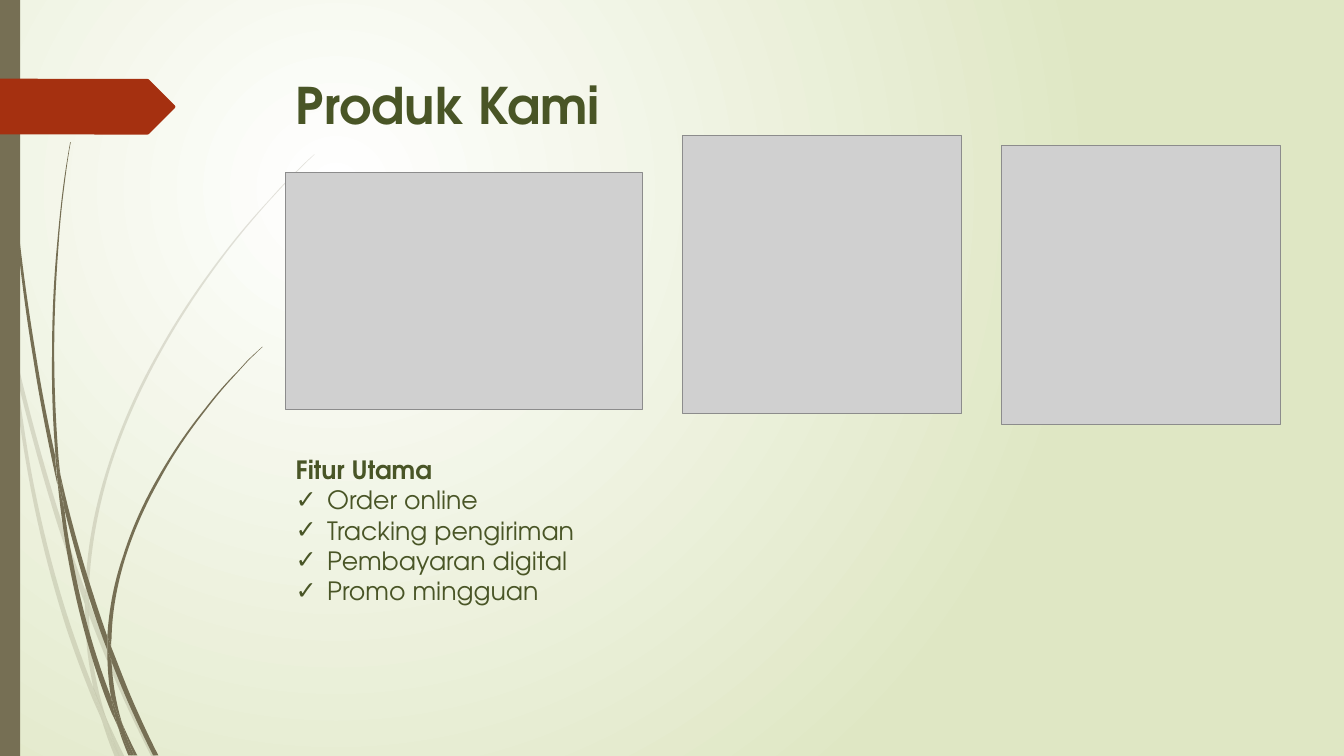
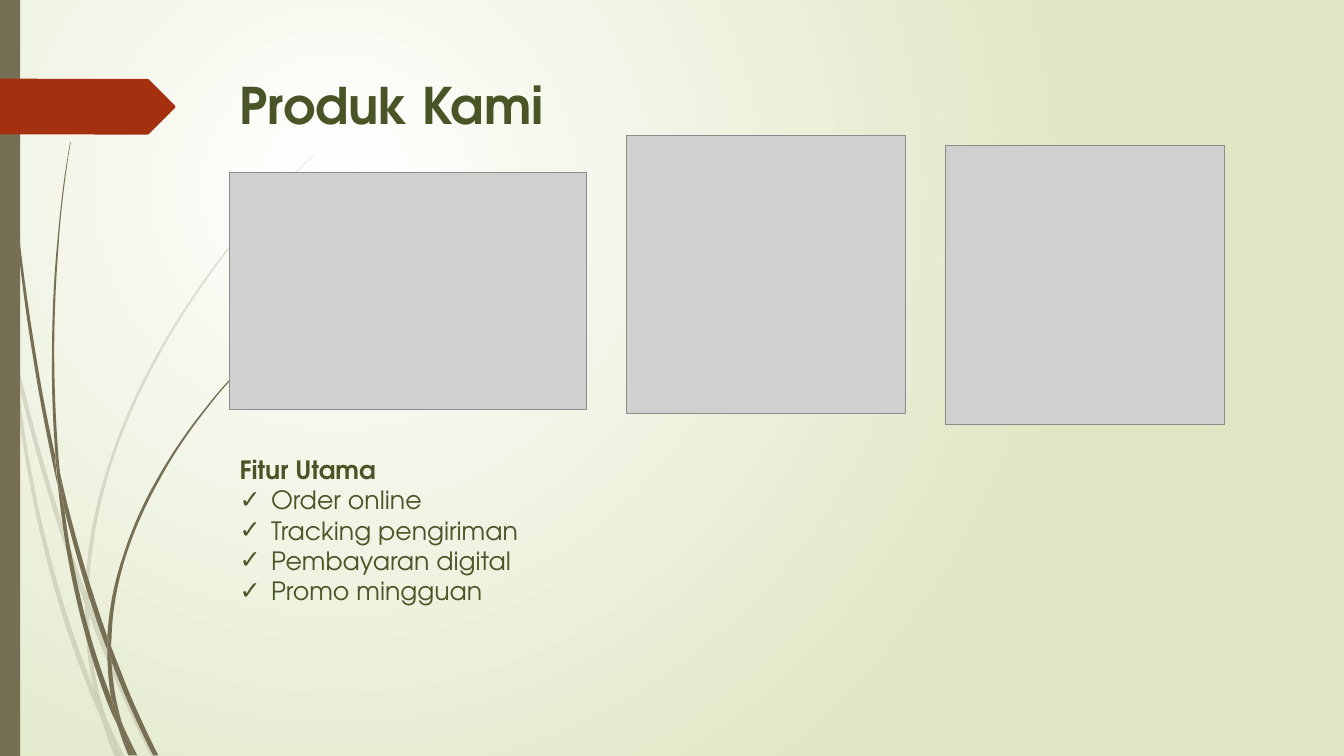
Before and after one commit to onysu/kursus, a slide deck: slide 3 of assets/files/Business-Pitch-Deck-7-Slide.pptx. Drawn at 1344x756 pixels with LibreOffice and Linux fonts; fonts in the diff are those of the drawing; grey boxes stand for pictures. Boxes give left, top, right and bottom in pixels: in the first picture for what was removed or moved away, otherwise in the second. Text is boxed around its words. In the diff, an @@ line names an element or a change of style, - is before the commit and + after.

```diff
--- a/assets/files/Business-Pitch-Deck-7-Slide.pptx
+++ b/assets/files/Business-Pitch-Deck-7-Slide.pptx
@@ 3 pictures, 1 text, 1 title: place and size @@
-3 pictures, 1 text, 1 title at [286,85,1281,606]
+3 pictures, 1 text, 1 title at [230,85,1225,606]
```
Also in this commit, not shown: 5 other slides changed, 1 other file.
